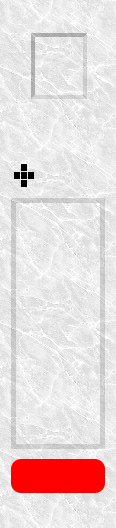
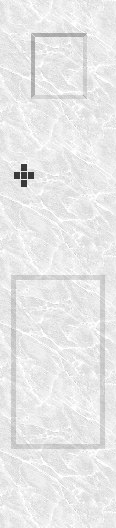
Revision of a layered 116×528 image; what changed, layer by layer:
"Four Ways": opacity 100% → 75% over (x1=14, y1=164, x2=34, y2=187)
painted on "Stone Stack" over (x1=11, y1=198, x2=105, y2=280)
hid "Button" over (x1=11, y1=459, x2=105, y2=493)
